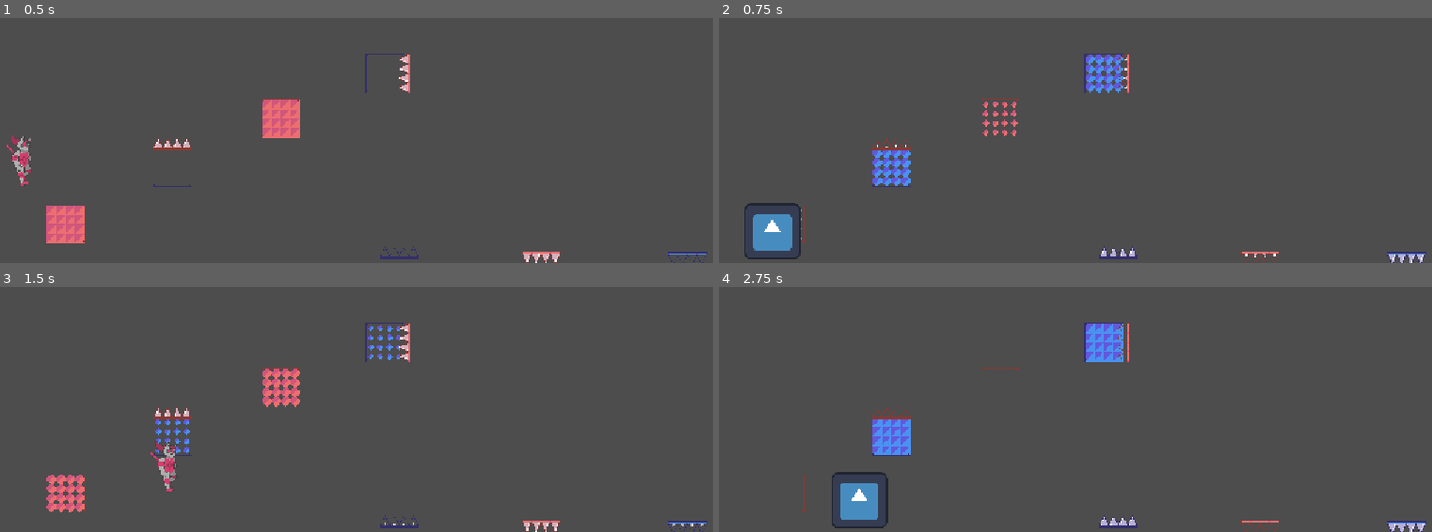
Above: before the commit, frames 1-4 (two rows, left to right).
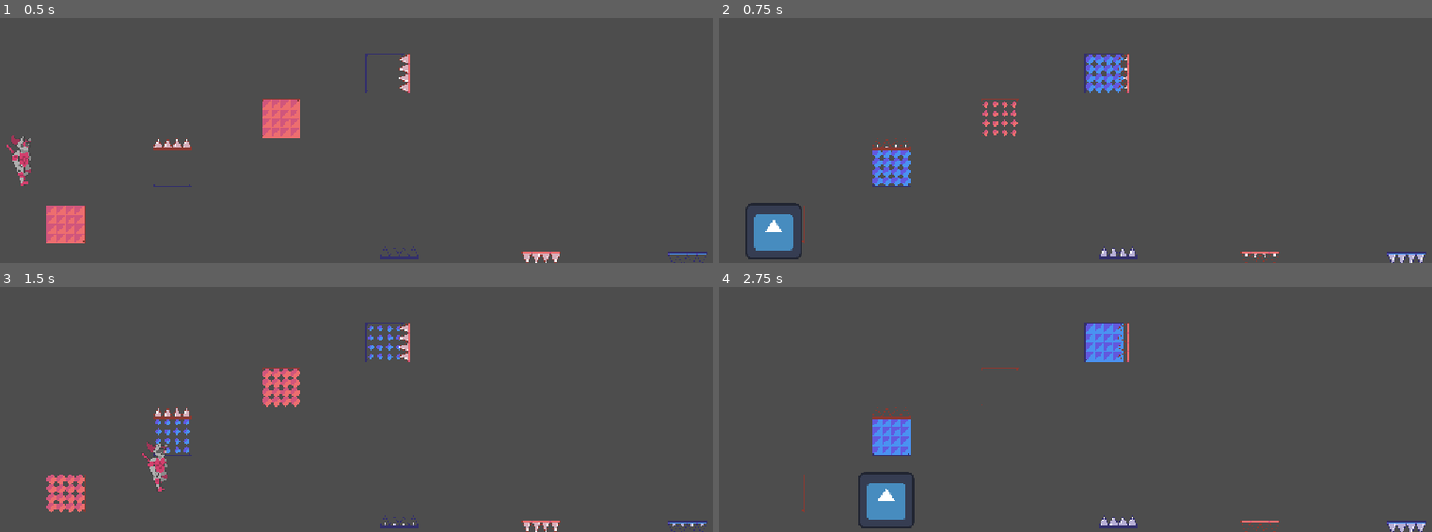
Above: after the commit, the same moments.

Repository: MatheoBrassart/The-Adventure-of-Beep-n-Boo-p
Game: Godot game, scene res://scenes/levels/level_test.tscn
Same seed, same stepped clock (60 frames per second), same inputs: the game is played once before the commit and once after it. The engine's default icon, where the game draws it, is replaced by a stand-in: a white triangle on a blue panel in a dark square.
Inputs:
- Up to frame 1 (0.5 s): no input
- Up to frame 2 (0.75 s): hold D (move_right) from 0.53 s (still down); tap Shift (switch_character) at 0.6 s
- Up to frame 3 (1.5 s): keep holding D (move_right); tap Space (jump) at 0.77 s; tap Shift (switch_character) at 1.35 s
- Up to frame 4 (2.75 s): tap Space (jump) at 1.52 s; release D (move_right) at 2.03 s; hold A (move_left) from 2.03 s (still down); tap Shift (switch_character) at 2.1 s

Frame 1 is identical in both runs. In frame 2, 0.2% of the frame differs, in the area x 3-12%, y 75-98%; in frame 3, 0.5%; in frame 4, 1.4%, in the area x 15-28%, y 75-99%.

Commit message:
Better movement system

Diff:
--- a/the-adventure-of-beep-n'-boop/scripts/player.gd
+++ b/the-adventure-of-beep-n'-boop/scripts/player.gd
@@ -4,14 +4,14 @@
 
 const MAX_SPEED = 300.0
 var CURRENT_SPEED = 0
-var ACCELERATION = 40
-var DECCELERATION = 50
+var ACCELERATION = 50
+var DECCELERATION = 60
 var DECCELERATION_DIRECTION = 0
+
+var direction = Input.get_axis("move_left", "move_right")
 
 const JUMP_VELOCITY = -600.0
 const GRAVITY_MULTIPLIER = 1.5
-
-var direction := Input.get_axis("move_left", "move_right")
 
 # Variable that defines which character is currently active. 0 = Beep, 1 = Boop
 @export var CURRENT_ACTIVE_CHARACTER = 0
@@ -34,12 +34,12 @@
 
 func _physics_process(delta: float) -> void:
 
-	# Add the gravity and reduced decceleration
+	# Add the gravity and reduced decceleration when in the air
 	if not is_on_floor():
 		velocity += get_gravity() * GRAVITY_MULTIPLIER * delta
-		DECCELERATION = 20
+		DECCELERATION = 30
 	else:
-		DECCELERATION = 50
+		DECCELERATION = 70
 
 	# Handle jump
 	if Input.is_action_just_pressed("jump") and is_on_floor():
@@ -52,32 +52,15 @@
 	if Input.is_action_just_pressed("move_left"):
 		DECCELERATION_DIRECTION = -1
 
-	# Get the input direction: -1, 0, 1
-	direction = Input.get_axis("move_left", "move_right")
+	# Handle left/right inputs and movement
+	handle_input()
+	move_and_slide()
 
 	#Flip the sprite
 	if direction > 0:
 		animatedSpriteBeep.flip_h = false
 	elif direction < 0:
 		animatedSpriteBeep.flip_h = true
-
-	# Apply movement via acceleration
-	if direction:
-		if CURRENT_SPEED <= MAX_SPEED:
-			CURRENT_SPEED = CURRENT_SPEED + ACCELERATION
-		velocity.x = direction * CURRENT_SPEED
-	else:
-		velocity.x = move_toward(velocity.x, 0, MAX_SPEED)
-
-	# Slow down via decceleration
-	if direction == 0:
-		if not CURRENT_SPEED <= 0:
-			CURRENT_SPEED = CURRENT_SPEED - DECCELERATION
-			if CURRENT_SPEED <= 0:
-				CURRENT_SPEED = 0
-		velocity.x = DECCELERATION_DIRECTION * CURRENT_SPEED
-
-	move_and_slide()
 
 	#Play animations
 	if is_on_floor():
@@ -88,6 +71,16 @@
 			animatedSpriteBeep.play("jump")
 		else:
 			animatedSpriteBeep.play("fall")
+
+
+func handle_input() -> void:
+
+	direction = Input.get_axis("move_left", "move_right")
+
+	if direction == 0:
+		velocity.x = move_toward(velocity.x, 0, ACCELERATION)
+	else:
+		velocity.x = move_toward(velocity.x, MAX_SPEED * direction, ACCELERATION)
 
 
 func switch_character():
Not shown, added: the-adventure-of-beep-n'-boop/scenes/player.tscn191226344.tmp
Not shown, added: the-adventure-of-beep-n'-boop/scenes/player.tscn203051292.tmp
